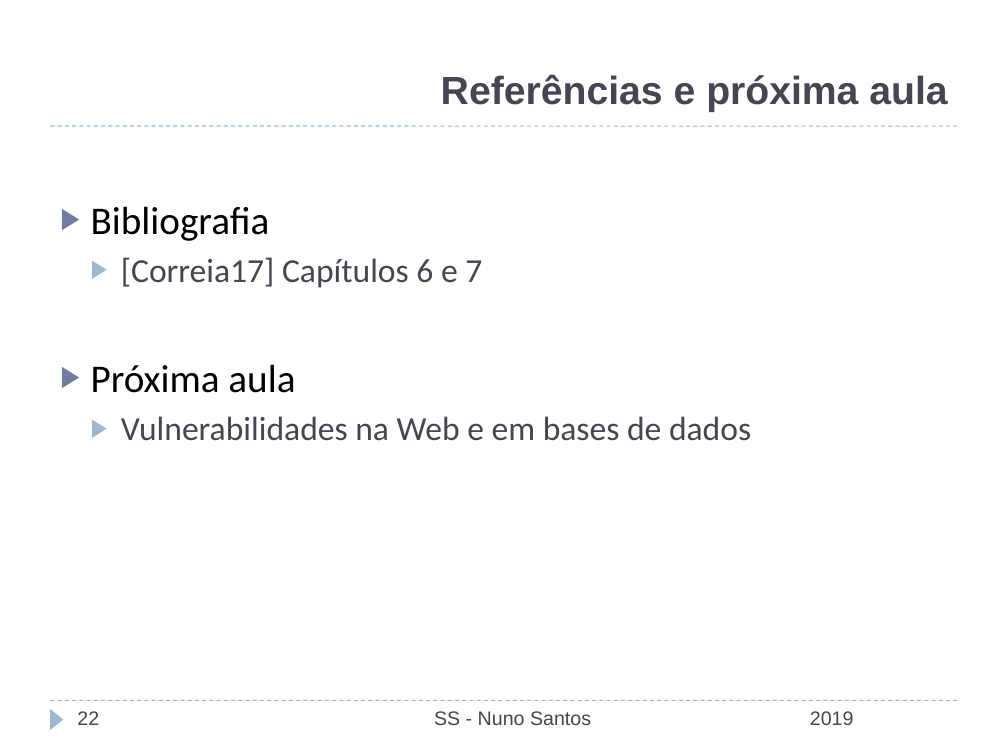
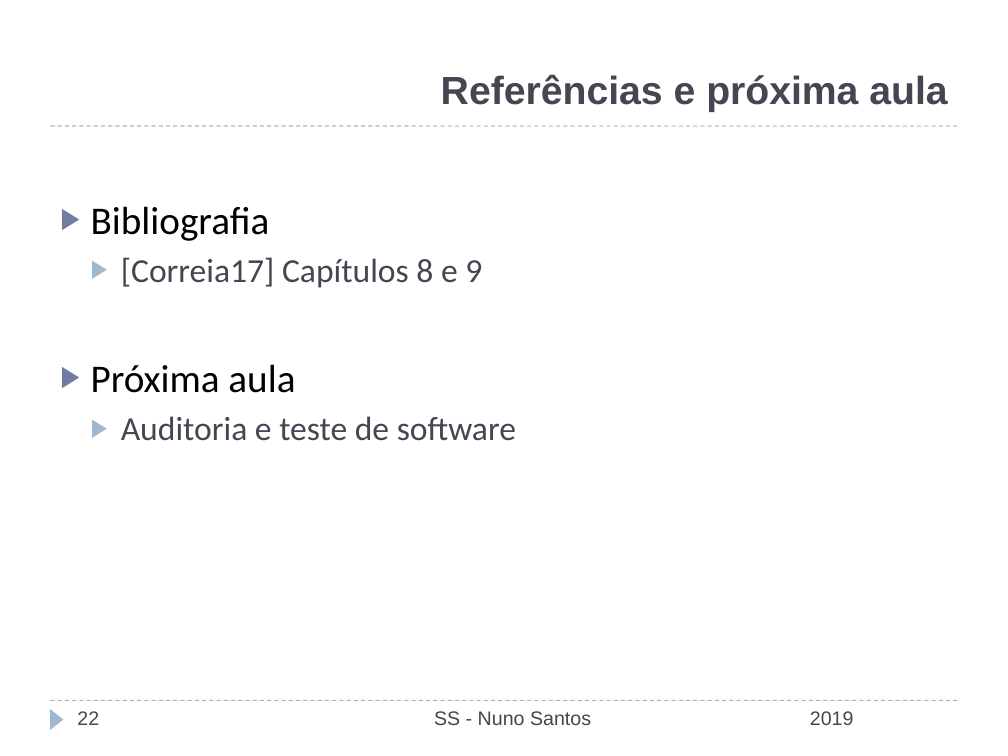
Before and after one commit to nuno-santos/acite2019, a slide deck: slide 22 of teoricas/acite2019-05-web_bd.pptx. Drawn at 1008x756 pixels with LibreOffice and Linux fonts; fonts in the diff are those of the drawing; background and template pictures are left out. Boxes give left, top, right and bottom in pixels: in the first picture for what was removed or moved away, otherwise in the second. Text is boxed around its words. In the diff, an @@ line names an element or a change of style, - is before the commit and + after.

Commit message:
aula 5 fechada

```diff
--- a/teoricas/acite2019-05-web_bd.pptx
+++ b/teoricas/acite2019-05-web_bd.pptx
@@ text at [121,257,482,288]: text changed @@
-  ▶ [Correia17] Capítulos 6 e 7
+  ▶ [Correia17] Capítulos 8 e 9
@@ text at [121,416,516,441]: text changed @@
-  ▶ Vulnerabilidades na Web e em bases de dados
+  ▶ Auditoria e teste de software
```
Also in this commit, not shown: 14 other slides changed, 1 other file.
